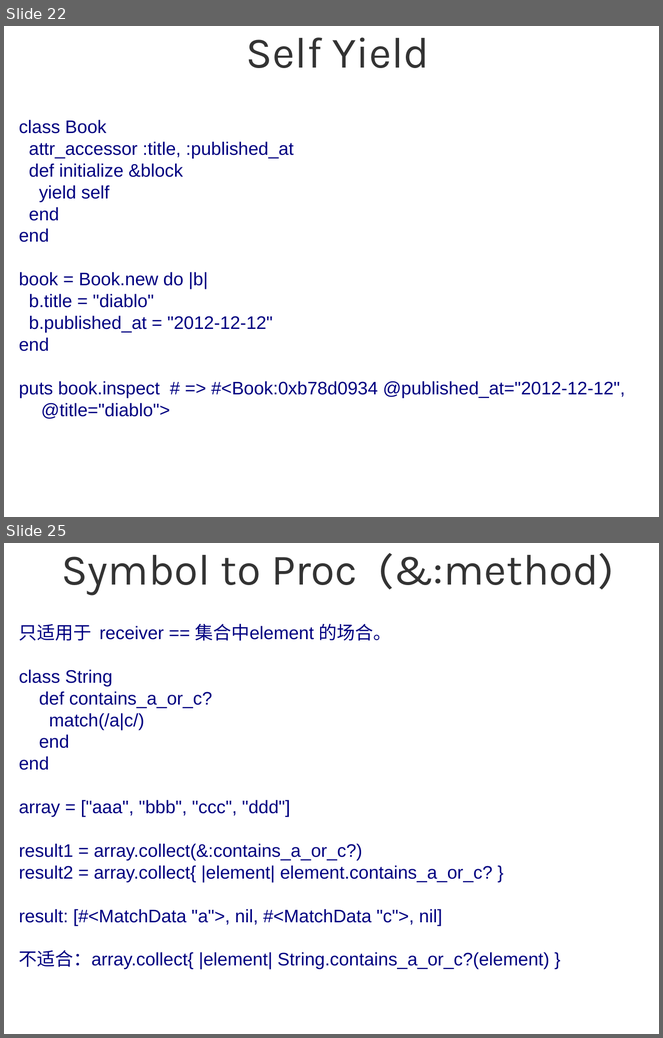
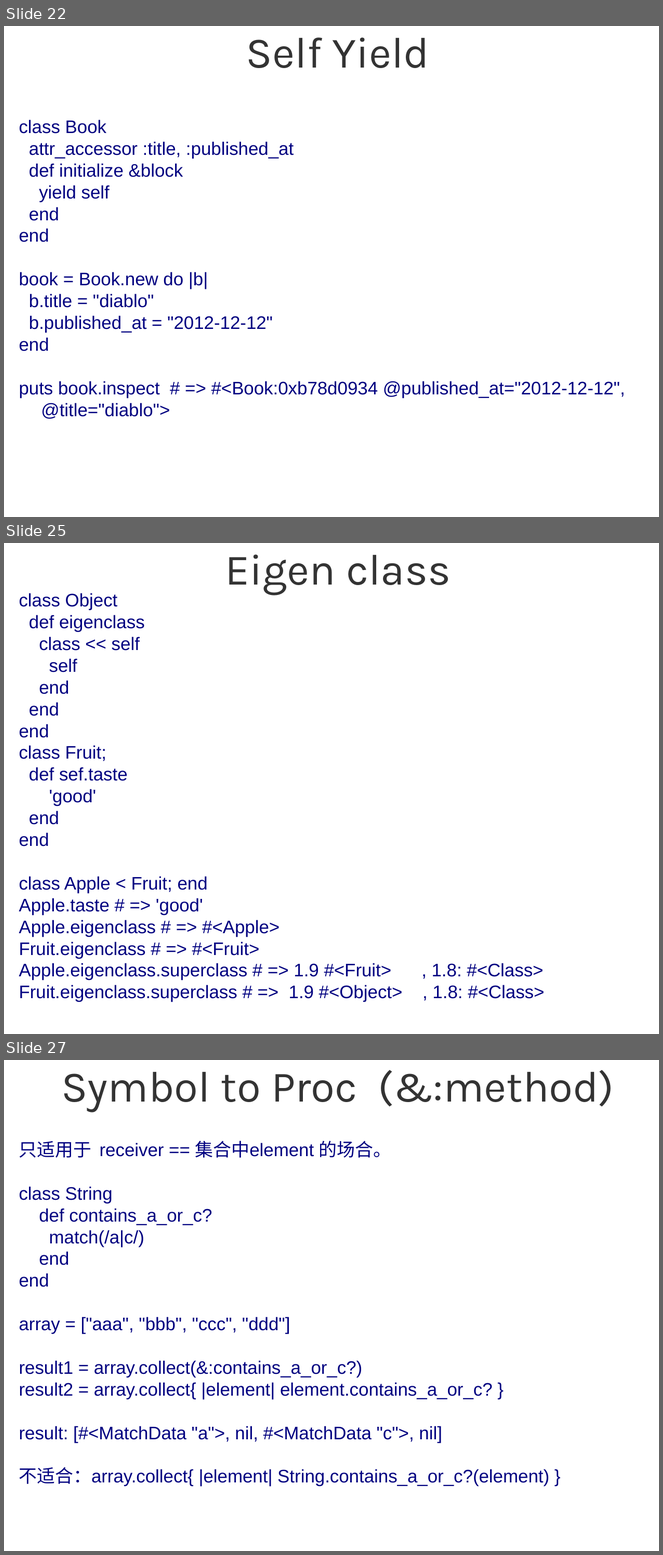
Before and after one commit to sg552/meta_ruby, a slide deck: meta_programming_ruby.odp. Shown one above the other, each under a label of ours: slides 22 and 25 before the commit, slides 22, 25 and 27 after it; the slides between them are not shown. The pictures are 663x1038 and 663x1555 pixels, drawn with LibreOffice and Linux fonts; fonts in the diff are those of the drawing; background and template pictures are left out. Boxes give left, top, right and bottom in pixels: in the first picture for what was removed or moved away, otherwise in the second. Text is boxed around its words. In the diff, an @@ line names an element or a change of style, - is before the commit and + after.

```diff
--- a/meta_programming_ruby.odp
+++ b/meta_programming_ruby.odp
@@ slide 25 added at (4, 543, 659, 1034), background #FFFFFF @@
@@ title added at (225, 554, 451, 595), 52.8 pt, text #333333 @@
+Eigen class
@@ subtitle added at (19, 593, 543, 1002), 22 pt, text #000080 @@
+class Object
+def eigenclass
+class << self
+self
+end
+end
+end
+class Fruit;
+def sef.taste
+'good'
+end
+end
+class Apple < Fruit; end
+Apple.taste # => 'good'
+Apple.eigenclass # => #<Apple>
+Fruit.eigenclass # => #<Fruit>
+Apple.eigenclass.superclass # => 1.9 #<Fruit> , 1.8: #<Class>
+Fruit.eigenclass.superclass # => 1.9 #<Object> , 1.8: #<Class>
@@ what was slide 25 is now slide 27 @@
```
Also in this commit, not shown: 9 slides changed, 11 other slides added, 3 slides removed, 2 other files.
